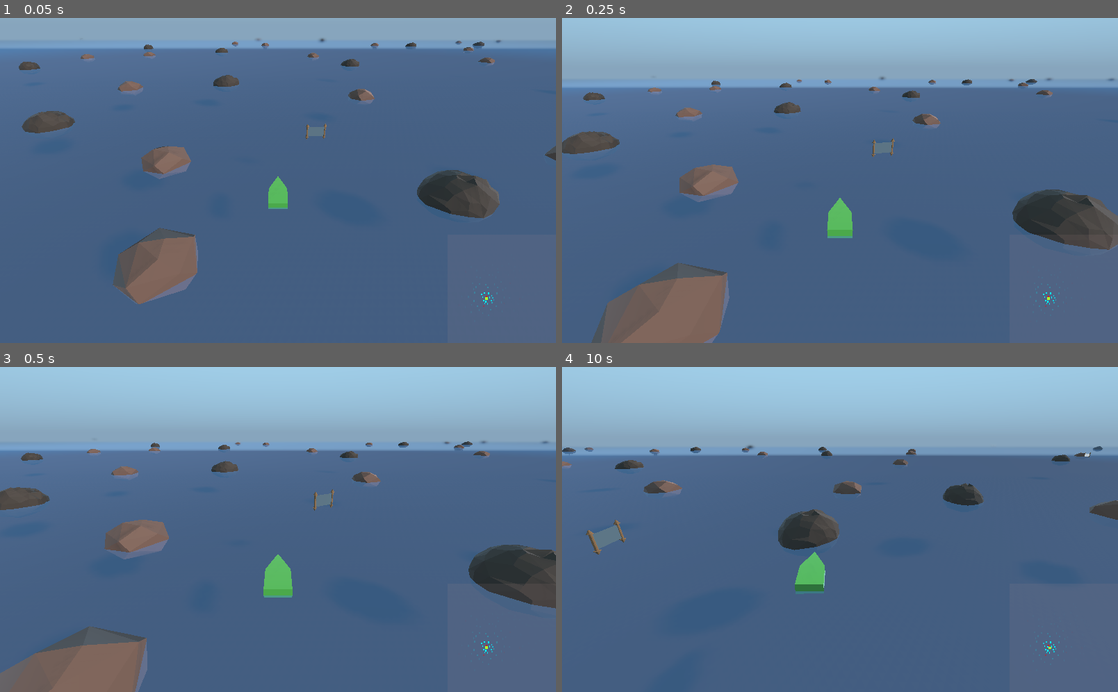
Above: before the commit, frames 1-4 (two rows, left to right).
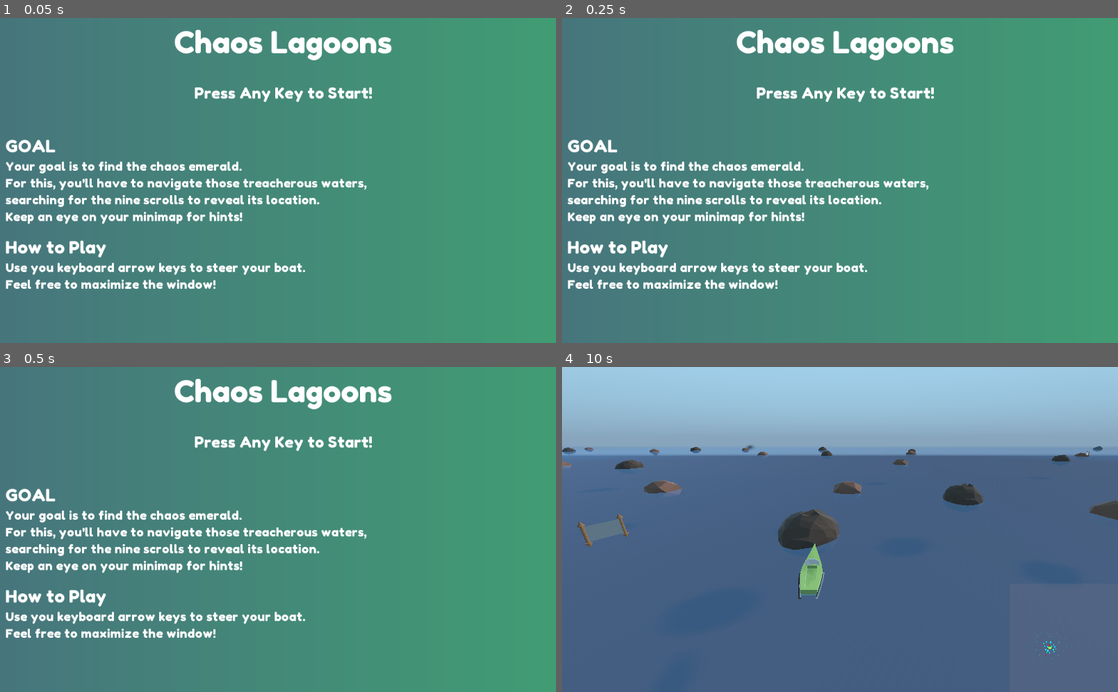
Above: after the commit, the same moments.

Repository: oparisy/Alakajam10
Game: Godot game, scene res://TitleScreen.tscn
Same seed, same stepped clock (60 frames per second), same inputs: the game is played once before the commit and once after it. Before the commit the project starts from res://Main.tscn.
Inputs:
- Up to frame 1 (0.05 s): no input
- Up to frame 2 (0.25 s): no input
- Up to frame 3 (0.5 s): no input
- Up to frame 4 (10 s): tap Enter at 0.5 s; hold Right (rotate_right) 0.53-1.28 s; hold Down (backward) 1.28-2.03 s; hold Right (rotate_right) 2.03-2.78 s; hold Up (forward) 2.78-3.53 s; hold Left (rotate_left) 3.53-5.03 s; hold Down (backward) 5.03-5.78 s; hold Right (rotate_right) 5.78-6.53 s; hold Up (forward) 6.53-7.28 s; hold Right (rotate_right) 7.28-8.03 s; hold Down (backward) 8.03-8.78 s; hold Left (rotate_left) 8.78-9.53 s; hold Up (forward) from 9.53 s (still down)

The runs differ from the first frame. In frame 1, 93% of the frame differs, in the area x 0-100%, y 0-100%; in frame 2, 94%; in frame 3, 94%; in frame 4, 0.9%.

Commit message:
Last commit: title screen

Diff:
--- /dev/null
+++ b/ChaosLagoons/TitleScreen.gd
@@ -0,0 +1,5 @@
+extends Control
+
+func _input(event):
+	if event is InputEventKey and event.pressed:
+		get_tree().change_scene("res://Main.tscn")
--- /dev/null
+++ b/ChaosLagoons/TitleScreen.tscn
@@ -0,0 +1,137 @@
+[gd_scene load_steps=11 format=2]
+
+[ext_resource path="res://DynamicFontData-Fredoka.tres" type="DynamicFontData" id=1]
+[ext_resource path="res://TitleScreen.gd" type="Script" id=2]
+
+[sub_resource type="Gradient" id=1]
+colors = PoolColorArray( 0.282353, 0.466667, 0.494118, 1, 0.258824, 0.619608, 0.458824, 1 )
+
+[sub_resource type="GradientTexture" id=2]
+gradient = SubResource( 1 )
+width = 1024
+
+[sub_resource type="DynamicFont" id=3]
+size = 56
+font_data = ExtResource( 1 )
+
+[sub_resource type="DynamicFont" id=8]
+size = 28
+font_data = ExtResource( 1 )
+
+[sub_resource type="DynamicFont" id=4]
+size = 32
+font_data = ExtResource( 1 )
+
+[sub_resource type="DynamicFont" id=5]
+size = 22
+font_data = ExtResource( 1 )
+
+[sub_resource type="DynamicFont" id=6]
+size = 32
+font_data = ExtResource( 1 )
+
+[sub_resource type="DynamicFont" id=7]
+size = 22
+font_data = ExtResource( 1 )
+
+[node name="TitleScreen" type="Control"]
+anchor_right = 1.0
+anchor_bottom = 1.0
+script = ExtResource( 2 )
+__meta__ = {
+"_edit_use_anchors_": false
+}
+
+[node name="TextureRect" type="TextureRect" parent="."]
+anchor_right = 1.0
+anchor_bottom = 1.0
+texture = SubResource( 2 )
+expand = true
+__meta__ = {
+"_edit_use_anchors_": false
+}
+
+[node name="MarginContainer" type="MarginContainer" parent="."]
+anchor_right = 1.0
+anchor_bottom = 1.0
+margin_left = 10.0
+margin_top = 10.0
+margin_right = 10.0
+margin_bottom = 10.0
+__meta__ = {
+"_edit_use_anchors_": false
+}
+
+[node name="VBoxContainer" type="VBoxContainer" parent="MarginContainer"]
+margin_right = 1024.0
+margin_bottom = 600.0
+__meta__ = {
+"_edit_use_anchors_": false
+}
+
+[node name="Title" type="Label" parent="MarginContainer/VBoxContainer"]
+margin_right = 1024.0
+margin_bottom = 69.0
+custom_fonts/font = SubResource( 3 )
+text = "Chaos Lagoons"
+align = 1
+
+[node name="PressAnyKey" type="Label" parent="MarginContainer/VBoxContainer"]
+margin_top = 73.0
+margin_right = 1024.0
+margin_bottom = 184.0
+custom_fonts/font = SubResource( 8 )
+text = "
+Press Any Key to Start!
+"
+align = 1
+
+[node name="Empty" type="Label" parent="MarginContainer/VBoxContainer"]
+margin_top = 188.0
+margin_right = 1024.0
+margin_bottom = 202.0
+
+[node name="Goal" type="Label" parent="MarginContainer/VBoxContainer"]
+margin_top = 206.0
+margin_right = 1024.0
+margin_bottom = 246.0
+custom_fonts/font = SubResource( 4 )
+text = "GOAL"
+
+[node name="GoalText" type="Label" parent="MarginContainer/VBoxContainer"]
+margin_top = 250.0
+margin_right = 1024.0
+margin_bottom = 371.0
+custom_fonts/font = SubResource( 5 )
+text = "Your goal is to find the chaos emerald.
+For this, you'll have to navigate those treacherous waters,
+searching for the nine scrolls to reveal its location.
+Keep an eye on your minimap for hints!"
+
+[node name="Empty2" type="Label" parent="MarginContainer/VBoxContainer"]
+margin_top = 375.0
+margin_right = 1024.0
+margin_bottom = 389.0
+
+[node name="HowToPlay" type="Label" parent="MarginContainer/VBoxContainer"]
+margin_top = 393.0
+margin_right = 1024.0
+margin_bottom = 433.0
+custom_fonts/font = SubResource( 6 )
+text = "How to Play"
+
+[node name="PlayText" type="Label" parent="MarginContainer/VBoxContainer"]
+margin_top = 437.0
+margin_right = 1024.0
+margin_bottom = 496.0
+custom_fonts/font = SubResource( 7 )
+text = "Use you keyboard arrow keys to steer your boat.
+Feel free to maximize the window!"
+
+[node name="Empty3" type="Label" parent="MarginContainer/VBoxContainer"]
+margin_top = 500.0
+margin_right = 1024.0
+margin_bottom = 548.0
+text = "
+
+"
--- a/ChaosLagoons/VictoryScreen.tscn
+++ b/ChaosLagoons/VictoryScreen.tscn
@@ -1,6 +1,6 @@
 [gd_scene load_steps=5 format=2]
 
-[ext_resource path="res://DynamicFont-Fredoka.tres" type="DynamicFontData" id=1]
+[ext_resource path="res://DynamicFontData-Fredoka.tres" type="DynamicFontData" id=1]
 
 [sub_resource type="Gradient" id=1]
 colors = PoolColorArray( 0.686275, 0.278431, 0.278431, 1, 0.458824, 0.133333, 0.133333, 1 )
--- a/ChaosLagoons/project.godot
+++ b/ChaosLagoons/project.godot
@@ -16,7 +16,7 @@
 [application]
 
 config/name="ChaosLagoons"
-run/main_scene="res://Main.tscn"
+run/main_scene="res://TitleScreen.tscn"
 config/icon="res://icon.png"
 
 [input]
Renamed: ChaosLagoons/DynamicFont-Fredoka.tres -> ChaosLagoons/DynamicFontData-Fredoka.tres
Binary file changed: ChaosLagoons/assets/models/player.glb
Not shown, added: blender/player2.blend
Not shown, added: blender/player2.blend1
Not shown, changed: notes/journal.txt
Not shown, changed: notes/plan.txt
Not shown, changed: notes/time.txt
